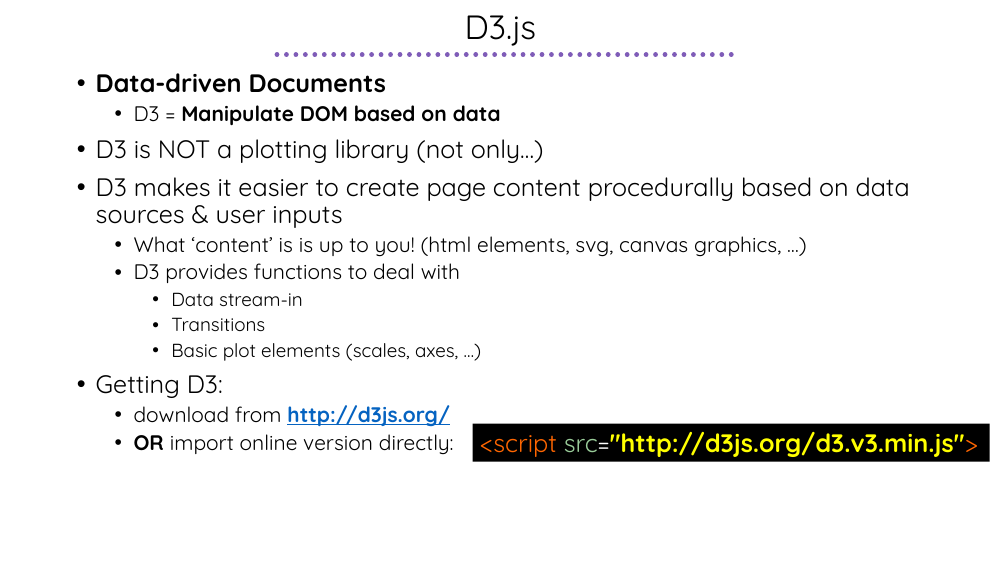
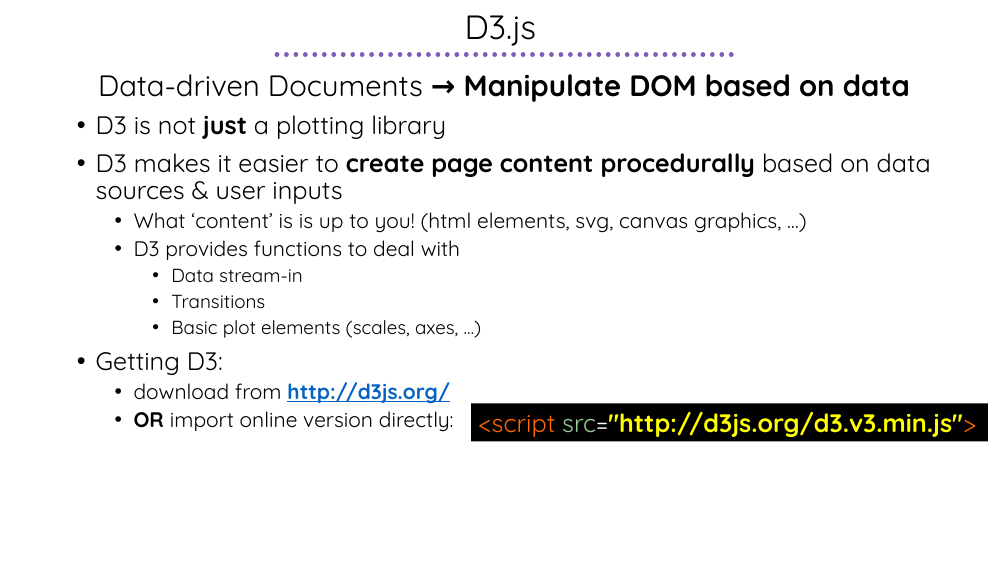
Before and after one commit to febret/intro2D3, a slide deck: slide 8 of Intro2D3.pptx. Drawn at 1008x567 pixels with LibreOffice and Linux fonts; fonts in the diff are those of the drawing. Boxes give left, top, right and bottom in pixels: in the first picture for what was removed or moved away, otherwise in the second. Text is boxed around its words. In the diff, an @@ line names an element or a change of style, - is before the commit and + after.

```diff
--- a/Intro2D3.pptx
+++ b/Intro2D3.pptx
@@ text at (96, 74, 910, 139): text changed; size 24 to 28 pt; bold off @@
-• Data-driven Documents
-  • D3 = Manipulate DOM based on data
-• D3 is NOT a plotting library (not only…)
+Data-driven Documents → Manipulate DOM based on data
+• D3 is not just a plotting library
@@ text at (96, 153, 931, 204): bold on in "create page content procedurally" @@
@@ rectangle "<script src="http://d3js.org/d3.v3.min.js">": place and size @@
-rectangle "<script src="http://d3js.org/d3.v3.min.js">" at (473, 423, 990, 461)
+rectangle "<script src="http://d3js.org/d3.v3.min.js">" at (471, 404, 988, 442)
```
Also in this commit, not shown: 4 other slides changed, 1 slide added, 1 slide removed, 1 other file.
